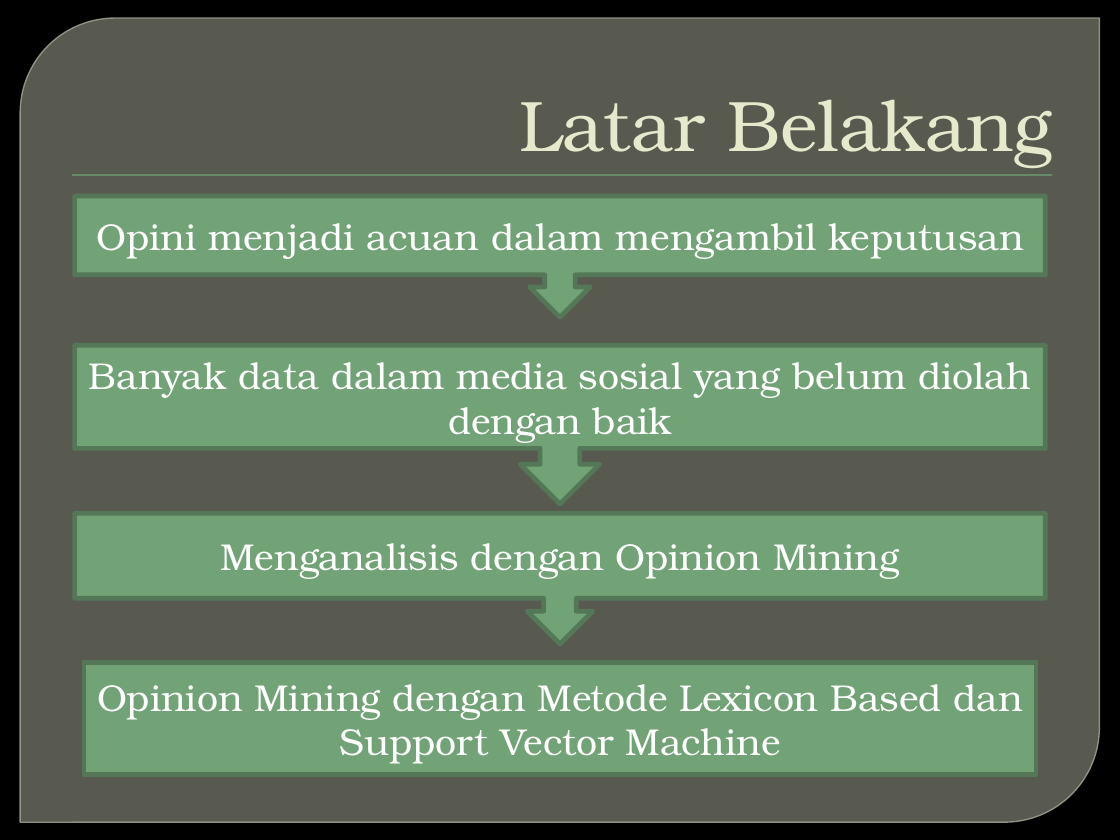
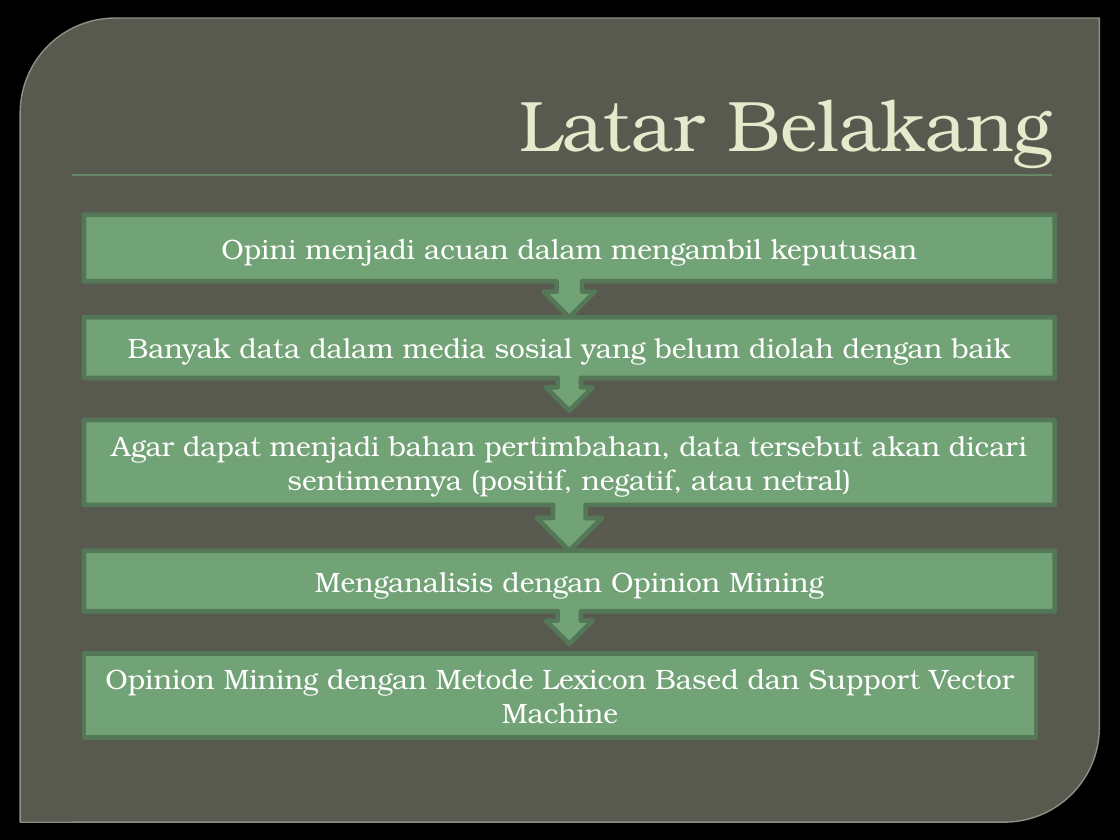
Before and after one commit to jankristanto/laporanthesis, a slide deck: slide 2 of OPINION MINING PADA TWITTER UNTUK BAHASA INDONESIA DENGAN.pptx. Drawn at 1120x840 pixels with LibreOffice and Linux fonts; fonts in the diff are those of the drawing; background and template pictures are left out. Boxes give left, top, right and bottom in pixels: in the first picture for what was removed or moved away, otherwise in the second. Text is boxed around its words. In the diff, an @@ line names an element or a change of style, - is before the commit and + after.

```diff
--- a/OPINION MINING PADA TWITTER UNTUK BAHASA INDONESIA DENGAN.pptx
+++ b/OPINION MINING PADA TWITTER UNTUK BAHASA INDONESIA DENGAN.pptx
@@ down arrow callout "Opini menjadi acuan dalam mengambil ...": place and size @@
-down arrow callout "Opini menjadi acuan dalam mengambil ..." at bbox=[75, 196, 1046, 317]
+down arrow callout "Opini menjadi acuan dalam mengambil ..." at bbox=[84, 215, 1055, 318]
@@ size 24 to 18 pt in 4 elements at bbox=[84, 215, 1055, 318], bbox=[84, 653, 1036, 737], bbox=[84, 551, 1055, 644], bbox=[84, 317, 1055, 410] @@
@@ down arrow callout "Banyak data dalam media sosial ...": place and size @@
-down arrow callout "Banyak data dalam media sosial ..." at bbox=[75, 345, 1046, 504]
+down arrow callout "Banyak data dalam media sosial ..." at bbox=[84, 317, 1055, 410]
@@ down arrow callout added at bbox=[84, 420, 1055, 551], fill #72A376, outline #547957 3 pt, 18 pt, text #FFFFFF @@
+Agar dapat menjadi bahan pertimbahan, data tersebut akan dicari sentimennya (positif, negatif, atau netral)
@@ down arrow callout "Menganalisis dengan Opinion Mining": place and size @@
-down arrow callout "Menganalisis dengan Opinion Mining" at bbox=[75, 513, 1046, 644]
+down arrow callout "Menganalisis dengan Opinion Mining" at bbox=[84, 551, 1055, 644]
@@ rectangle "Opinion Mining dengan Metode Lexicon ...": place and size @@
-rectangle "Opinion Mining dengan Metode Lexicon ..." at bbox=[84, 663, 1036, 775]
+rectangle "Opinion Mining dengan Metode Lexicon ..." at bbox=[84, 653, 1036, 737]
```
Also in this commit, not shown: 5 other slides changed, 18 slides added, 1 slide removed.
